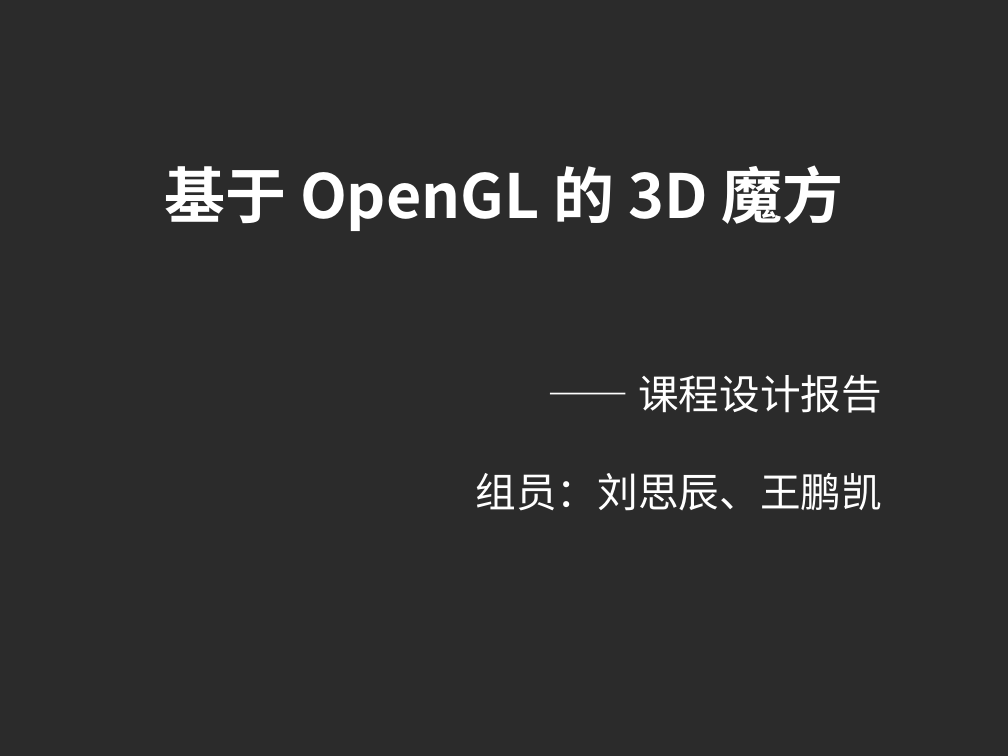
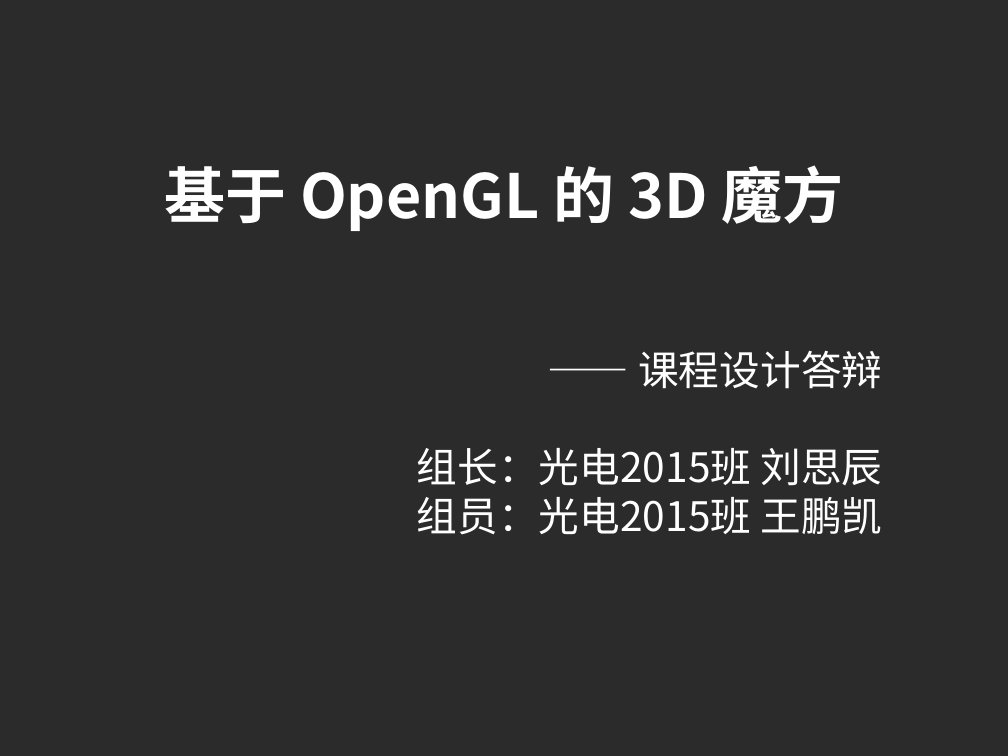
Before and after one commit to Seas0/OpenGLMagicCube, a slide deck: slide 1 of docs/OpenGLCubeDirect.pptx. Drawn at 1008x756 pixels with LibreOffice and Linux fonts; fonts in the diff are those of the drawing; background and template pictures are left out; a plain dark background stands for a picture behind light text. Boxes give left, top, right and bottom in pixels: in the first picture for what was removed or moved away, otherwise in the second. Text is boxed around its words. In the diff, an @@ line names an element or a change of style, - is before the commit and + after.

Commit message:
add: random rotate whole cube add: info text
change: ppt document

fix: texture for Windows bulid

TODO: Noise gen

```diff
--- a/docs/OpenGLCubeDirect.pptx
+++ b/docs/OpenGLCubeDirect.pptx
@@ text at [417, 350, 882, 535]: text changed @@
-—— 课程设计报告
-组员：刘思辰、王鹏凯
+—— 课程设计答辩
+组长：光电2015班 刘思辰
+组员：光电2015班 王鹏凯
```
Also in this commit, not shown: 1 other slide changed, 8 slides added, 2 slides removed, 12 other files.
